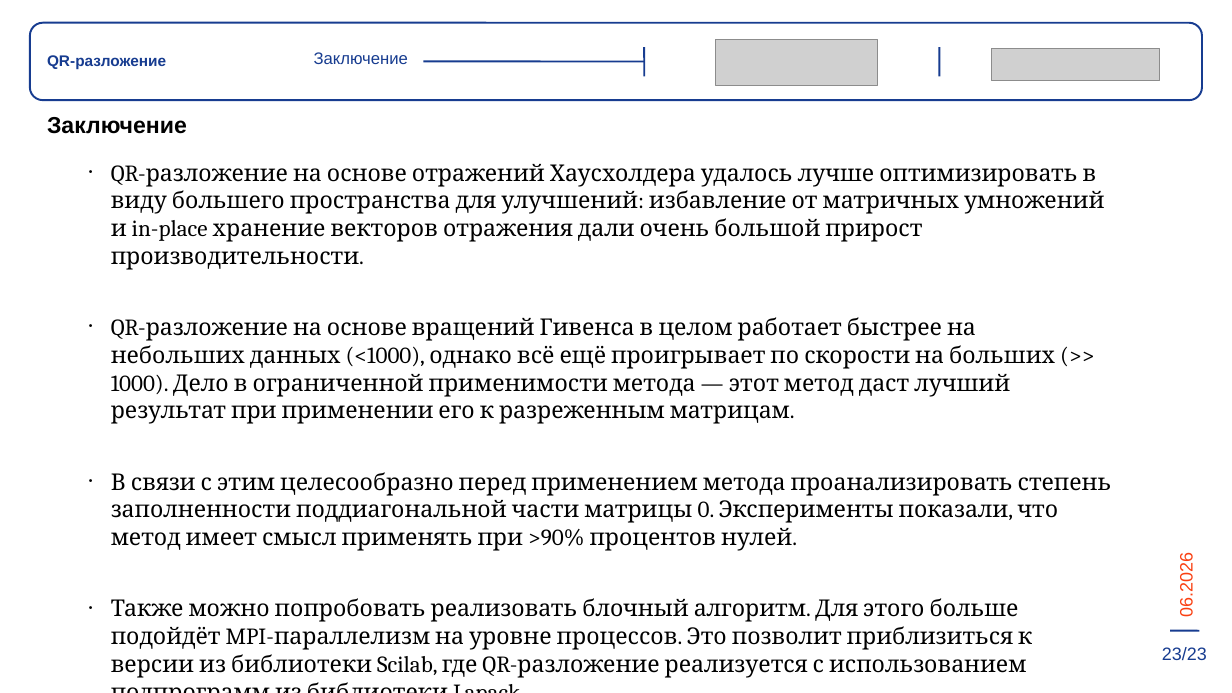
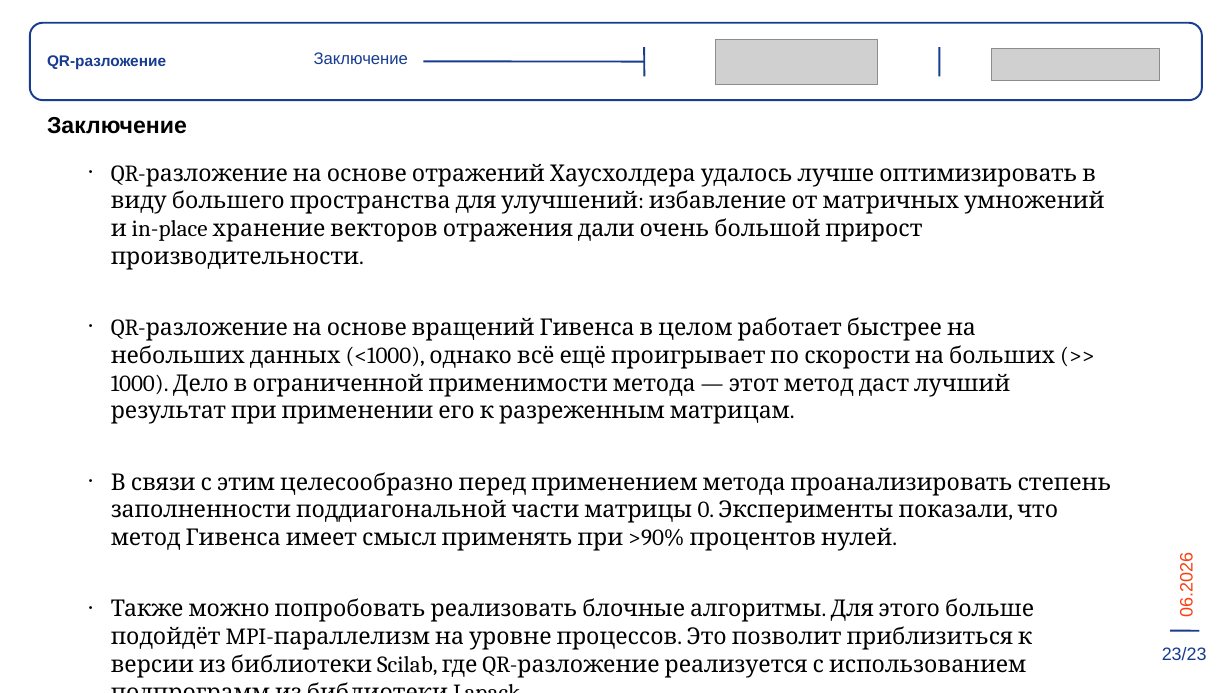
Before and after one commit to wellcome2AD/QR-decomposition, a slide deck: slide 24 of отчётность/диплом.pptx. Drawn at 1232x693 pixels with LibreOffice and Linux fonts; fonts in the diff are those of the drawing; grey boxes stand for pictures. Boxes give left, top, right and bottom in pixels: in the first picture for what was removed or moved away, otherwise in the second. Text is boxed around its words. In the diff, an @@ line names an element or a change of style, - is before the commit and + after.

```diff
--- a/отчётность/диплом.pptx
+++ b/отчётность/диплом.pptx
@@ text at [111, 472, 1112, 678]: text changed @@
-• В связи с этим целесообразно перед применением метода проанализировать степень заполненности поддиагональной части матрицы 0. Эксперименты показали, что метод имеет смысл применять при >90% процентов нулей.
-• Также можно попробовать реализовать блочный алгоритм. Для этого больше подойдёт MPI-параллелизм на уровне процессов. Это позволит приблизиться к версии из библиотеки Scilab, где QR-разложение реализуется с использованием подпрограмм из библиотеки Lapack.
+• В связи с этим целесообразно перед применением метода проанализировать степень заполненности поддиагональной части матрицы 0. Эксперименты показали, что метод Гивенса имеет смысл применять при >90% процентов нулей.
+• Также можно попробовать реализовать блочные алгоритмы. Для этого больше подойдёт MPI-параллелизм на уровне процессов. Это позволит приблизиться к версии из библиотеки Scilab, где QR-разложение реализуется с использованием подпрограмм из библиотеки Lapack.
```
Also in this commit, not shown: 8 other slides changed, 4 other files.
